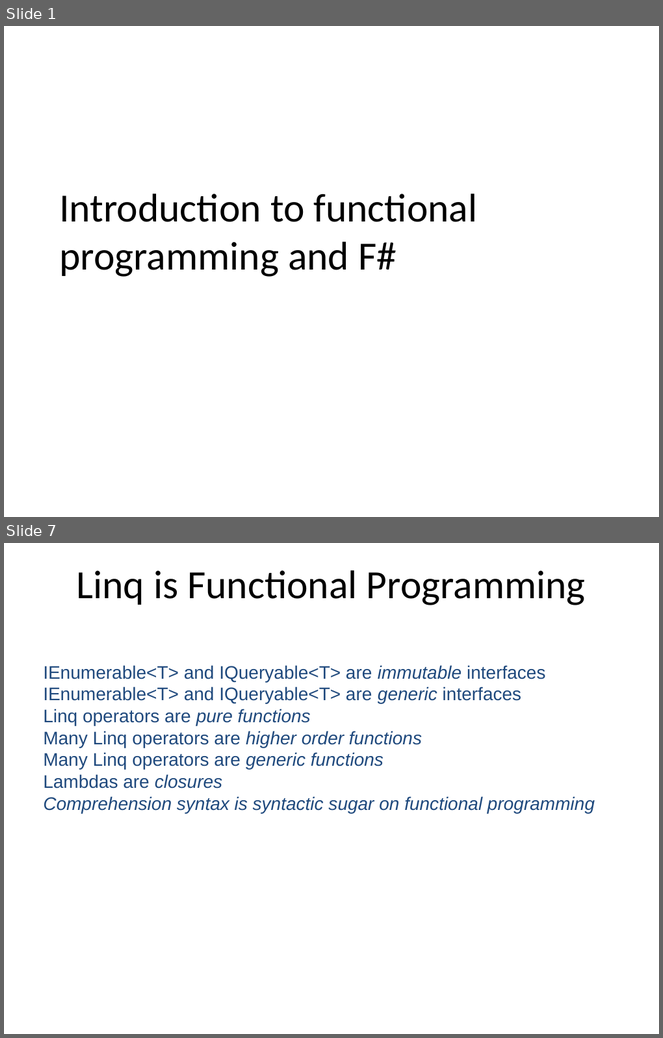
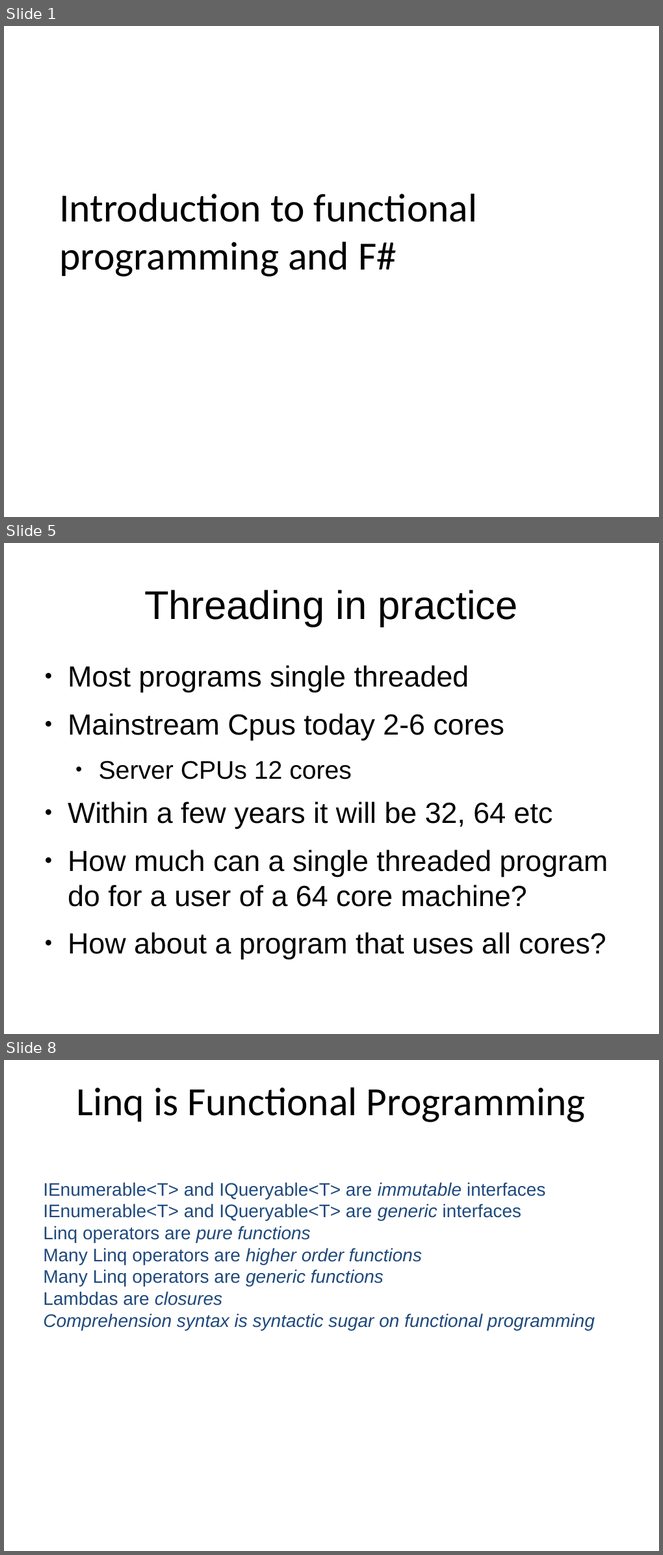
Before and after one commit to mlidbom/FSharpElevate, a slide deck: FSharp2.pptx. Shown one above the other, each under a label of ours: slides 1 and 7 before the commit, slides 1, 5 and 8 after it; the slides between them are not shown. The pictures are 663x1038 and 663x1555 pixels, drawn with LibreOffice and Linux fonts; fonts in the diff are those of the drawing. Boxes give left, top, right and bottom in pixels: in the first picture for what was removed or moved away, otherwise in the second. Text is boxed around its words. In the diff, an @@ line names an element or a change of style, - is before the commit and + after.

```diff
--- a/FSharp2.pptx
+++ b/FSharp2.pptx
@@ slide 5 added at <box>4,543,659,1034</box>, background #FFFFFF @@
@@ title added at <box>144,590,518,627</box>, 44 pt, text #000000 @@
+Threading in practice
@@ text added at <box>68,665,608,960</box>, 32 pt, text #000000 @@
+● Most programs single threaded
+● Mainstream Cpus today 2-6 cores
+  ● Server CPUs 12 cores
+● Within a few years it will be 32, 64 etc
+● How much can a single threaded program do for a user of a 64 core machine?
+● How about a program that uses all cores?
@@ what was slide 7 is now slide 8 @@
```
Also in this commit, not shown: 3 slides changed, 2 other slides added, 2 slides removed.
